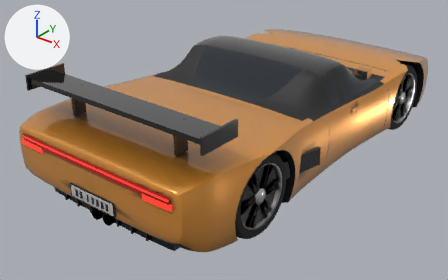
The glTF model assets/vehicles/vortex.glb as it was, and as the next commit left it.
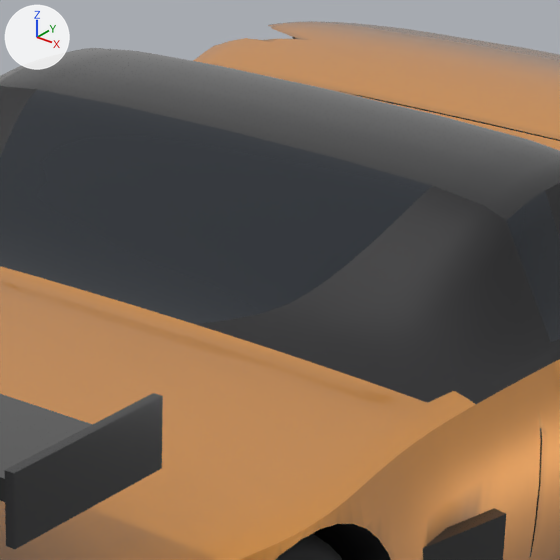
The first picture shows the older version from a 50 mm camera at (3.5, -5.07, 3.03) aimed at (-0.21, -0.44, 0.16). The close-ups show the older and then the newer version on the part from 44% to 75% of the width and 9% to 57% of the height of that picture. Only the edits that show in the close-ups are written down. Arrows for +X, +Y and +Z are at upper left; the lights stay in place. Where no turn or scale is listed for an object, it has been applied to the vertices. Vertices at exactly the same position are counted once.

Objects in the first close-up: 'Body', 'Details', 'Wheel_RR'.
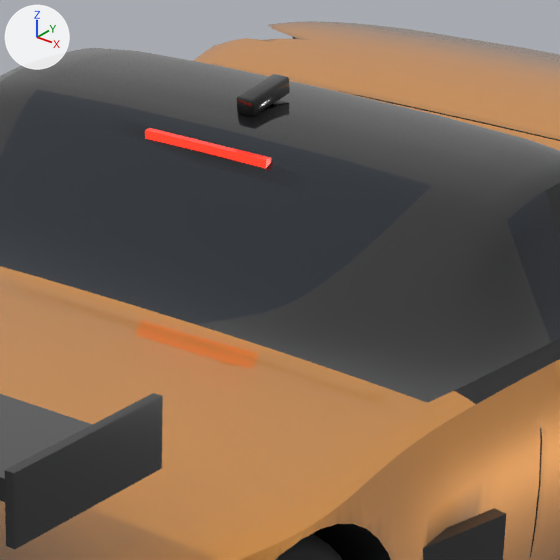
Edits to the bpy script that builds the scene:
```text
Change me_body:
    used by ob_body; location = (0.0, 0.0, 0.0)
    remove me_body.from_pydata(...)  # 5210 vertices, 10416 faces; spans x -1.08..1.08, y -2.38..2.38, z 0.1..1.11
    add me_body.from_pydata(...)  # 5530 vertices, 11056 faces; spans x -1.08..1.08, y -2.38..2.38, z 0.1..1.11
    me_body part 1: 717 kept faces spanning x -1.08..1.08, y -2.38..2.38, z 0.1..1.11 get new vertex colours
    me_body part 2: 480 faces spanning x -0.94..0.94, y -0.75..0.85, z 0.75..1.07 switch from mat_trim to mat_gloss
    edits to the shape of me_body do not show in these pictures
Change me_details:
    used by ob_details; location = (0.0, 0.0, 0.0)
    remove me_details.from_pydata(...)  # 1156 vertices, 2080 faces; spans x -1.09..1.09, y -2.4..2.4, z 0.12..1.2
    add me_details.from_pydata(...)  # 1116 vertices, 2020 faces; spans x -1.09..1.09, y -2.4..2.4, z 0.12..1.2
    me_details part 3: a new loose piece, a box spanning x -0.18..0.18, y -0.308..-0.288, z 1.044..1.066, in mat_taillight
    other edits to the shape of me_details do not show in these pictures
    remove me_details.materials.append(mat_chrome)
Add me_rounded:
    me_rounded.from_pydata(...)  # 662 vertices, 1296 faces; spans x -0.9..0.88, y -0.15..0.77, z 0.76..1.16
    # faces by material slot: [376, 376, 356, 188]
    me_rounded.materials.append(mat_paint)
    me_rounded.materials.append(mat_trim)
    me_rounded.materials.append(mat_chrome)
    me_rounded.materials.append(mat_gloss)
Add ob_rounded:
    ob_rounded = bpy.data.objects.new('Rounded', me_rounded)
    ob_rounded.location = (0.0, 0.0, 0.0)
```

Pixel boxes [x1, y1, x2, y2] of what changed, in the close-ups (560 x 560 px):
'Rounded', added
    after: [236, 74, 290, 116]
part 1 of me_body, recoloured
    both: [141, 72, 293, 173]
part 2 of me_body, edited (looks the same)
    both: [0, 86, 551, 403]
part 3 of me_details, added (red)
    after: [145, 128, 271, 169]
